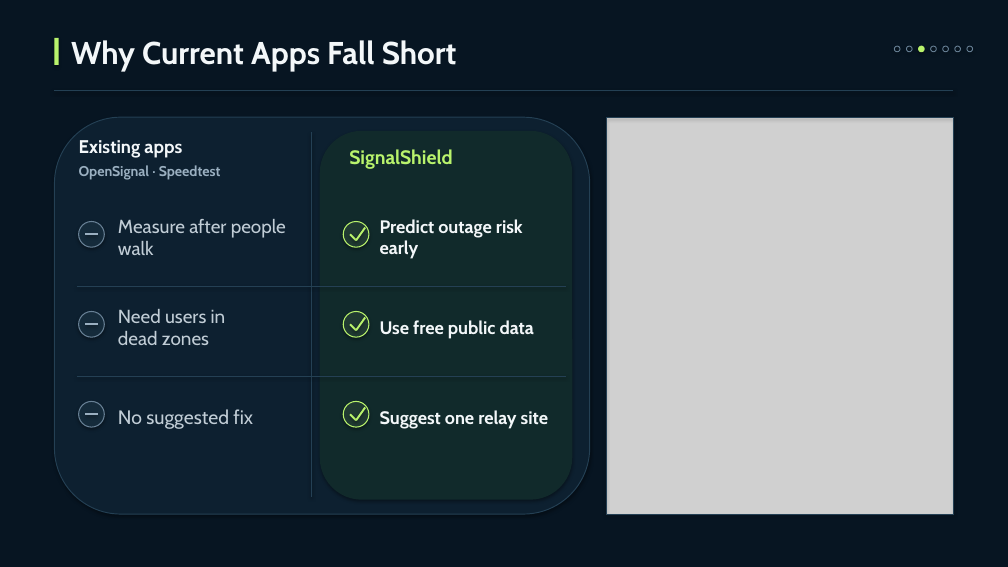
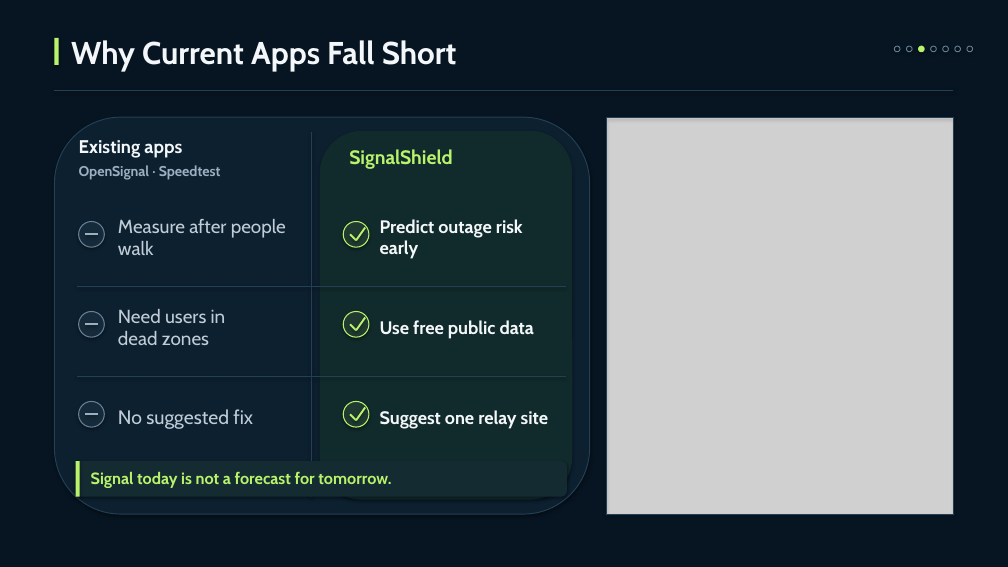
Before and after one commit to sachin20072909/Arduino-learning-journey.., a slide deck: slide 3 of SignalShield_IEEE_APS_Ideathon_2026.pptx. Drawn at 1008x567 pixels with LibreOffice and Linux fonts; fonts in the diff are those of the drawing; grey boxes stand for pictures. Boxes give left, top, right and bottom in pixels: in the first picture for what was removed or moved away, otherwise in the second. Text is boxed around its words. In the diff, an @@ line names an element or a change of style, - is before the commit and + after.

Commit message:
Expand SignalShield pitch explanations and add contact email

```diff
--- a/SignalShield_IEEE_APS_Ideathon_2026.pptx
+++ b/SignalShield_IEEE_APS_Ideathon_2026.pptx
@@ rounded rectangle added at <box>76,461,567,497</box>, fill #142B31 @@
@@ rectangle added at <box>76,461,80,497</box>, fill #B9F36C @@
@@ text added at <box>91,471,391,488</box>, 15.5 pt, text #B9F36C, bold @@
+Signal today is not a forecast for tomorrow.
```
Also in this commit, not shown: 6 other slides changed.
